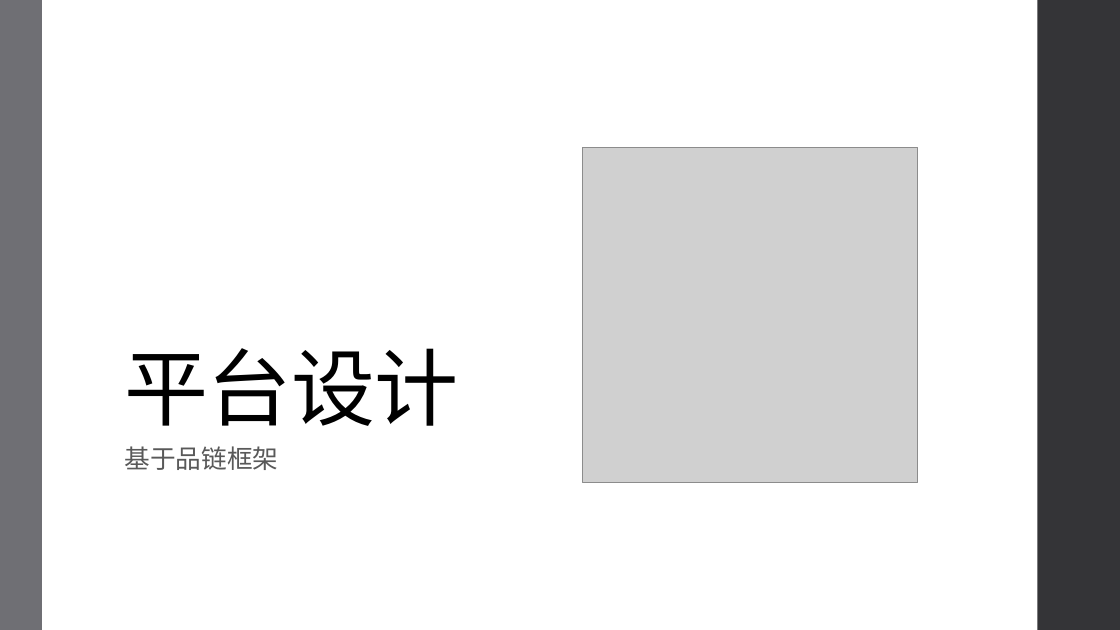
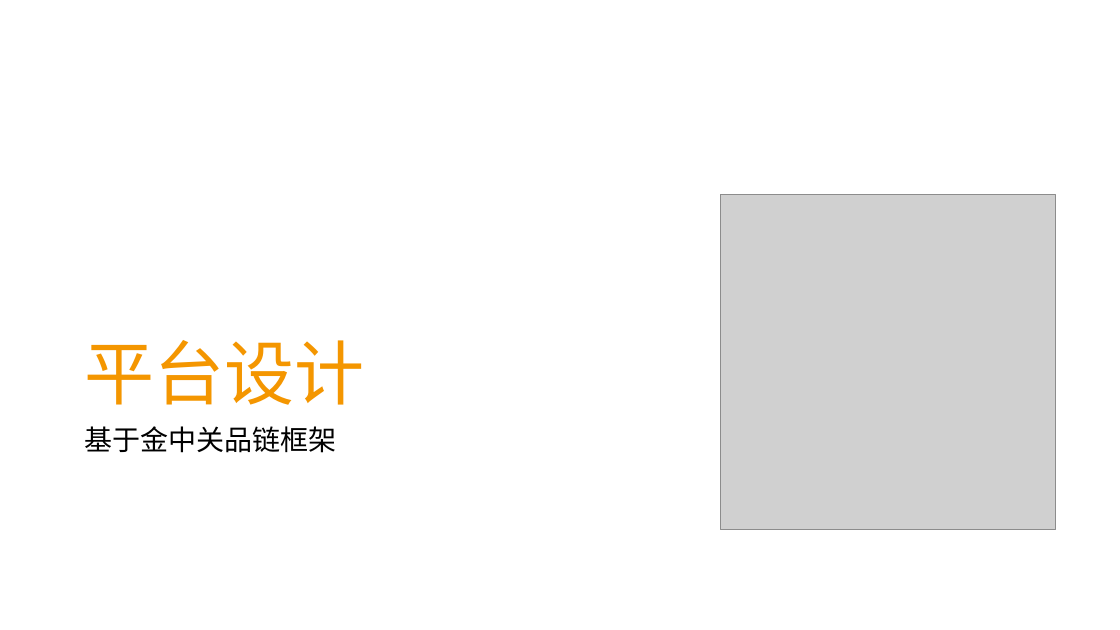
Before and after one commit to jzgi/chainsmart, a slide deck: slide 1 of Docs/中惠农通平台设计.pptx. Drawn at 1120x630 pixels with LibreOffice and Linux fonts; fonts in the diff are those of the drawing; grey boxes stand for pictures. Boxes give left, top, right and bottom in pixels: in the first picture for what was removed or moved away, otherwise in the second. Text is boxed around its words. In the diff, an @@ line names an element or a change of style, - is before the commit and + after.

```diff
--- a/Docs/中惠农通平台设计.pptx
+++ b/Docs/中惠农通平台设计.pptx
@@ rectangle removed at [0, 0, 42, 630] @@
@@ rectangle removed at [1038, 0, 1120, 630] @@
@@ title "平台设计": place and size @@
-title "平台设计" at [124, 348, 458, 426]
+title "平台设计" at [85, 340, 365, 405]
@@ title "平台设计" at [85, 340, 365, 405]: size 72 to 60 pt, text colour #000000 to #F49600, letter spacing -0.5 to 0 pt; line spacing 0.85 to 0.9 @@
@@ picture: place and size @@
-picture at [583, 147, 918, 482]
+picture at [721, 195, 1056, 530]
@@ text at [85, 426, 337, 453]: text changed; size 22 to 24 pt; text colour #595959 to #000000 @@
-基于品链框架
+基于金中关品链框架
```
Also in this commit, not shown: 8 other slides changed, 2 slides added, 39 other files.
